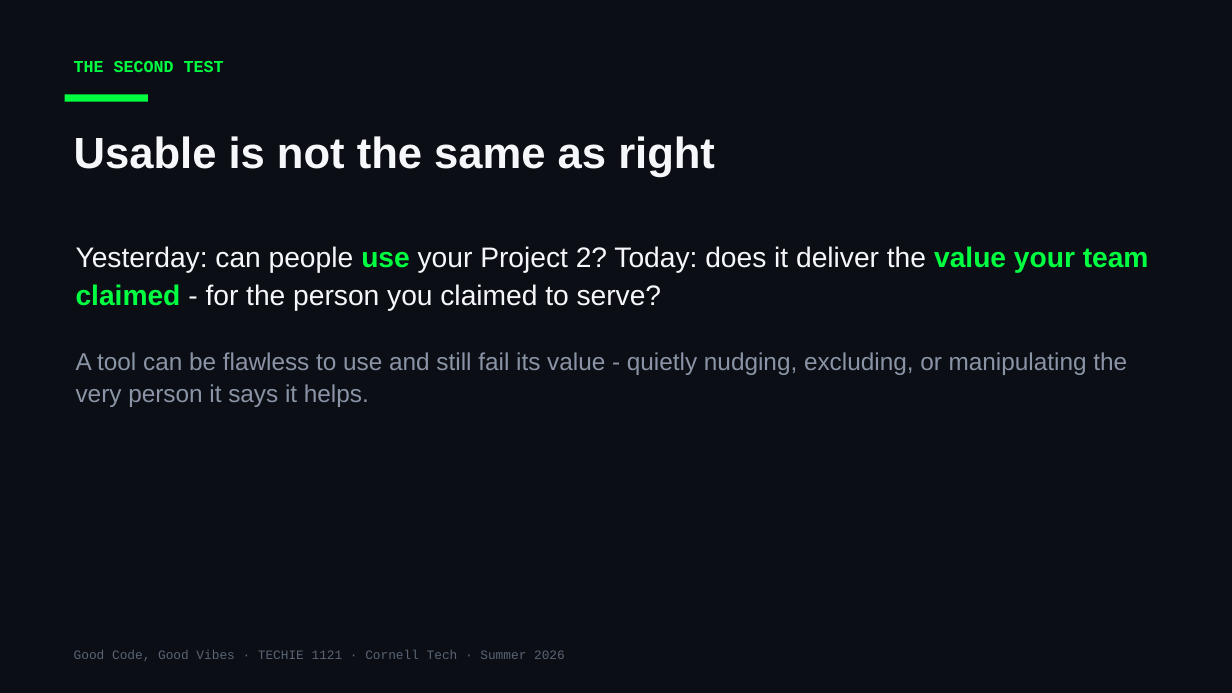
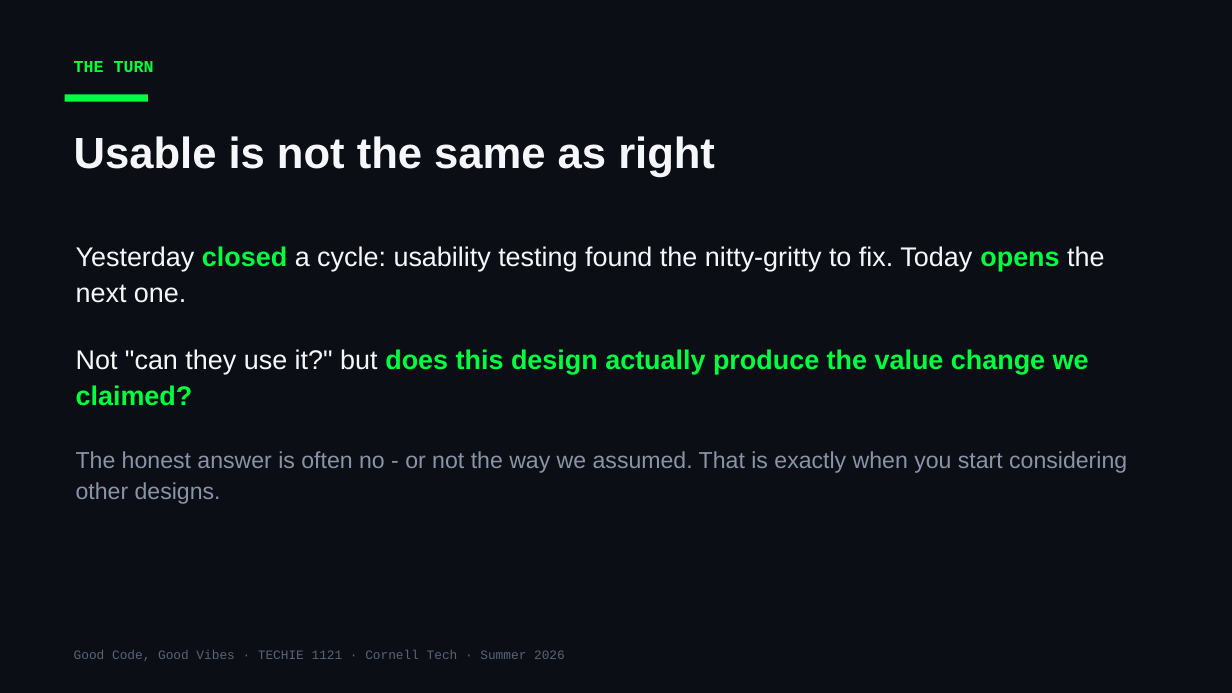
Before and after one commit to Cornell-Tech-Vibe-Coding-Summer-2026/website, a slide deck: slide 2 of slides/Week3-Tue-User-Testing-II.pptx. Drawn at 1232x693 pixels with LibreOffice and Linux fonts; fonts in the diff are those of the drawing. Boxes give left, top, right and bottom in pixels: in the first picture for what was removed or moved away, otherwise in the second. Text is boxed around its words. In the diff, an @@ line names an element or a change of style, - is before the commit and + after.

```diff
--- a/slides/Week3-Tue-User-Testing-II.pptx
+++ b/slides/Week3-Tue-User-Testing-II.pptx
@@ text at <box>74,61,154,72</box>: text changed @@
-THE SECOND TEST
+THE TURN
@@ text at <box>76,246,1127,504</box>: text changed; size 19 to 21 pt; text colour #8A94A6 to #F5F7FA @@
-Yesterday: can people use your Project 2? Today: does it deliver the value your team claimed - for the person you claimed to serve?
-A tool can be flawless to use and still fail its value - quietly nudging, excluding, or manipulating the very person it says it helps.
+Yesterday closed a cycle: usability testing found the nitty-gritty to fix. Today opens the next one.
+Not "can they use it?" but does this design actually produce the value change we claimed?
+The honest answer is often no - or not the way we assumed. That is exactly when you start considering other designs.
```
Also in this commit, not shown: 11 other slides changed, 3 slides added, 1 slide removed, 2 other files.
